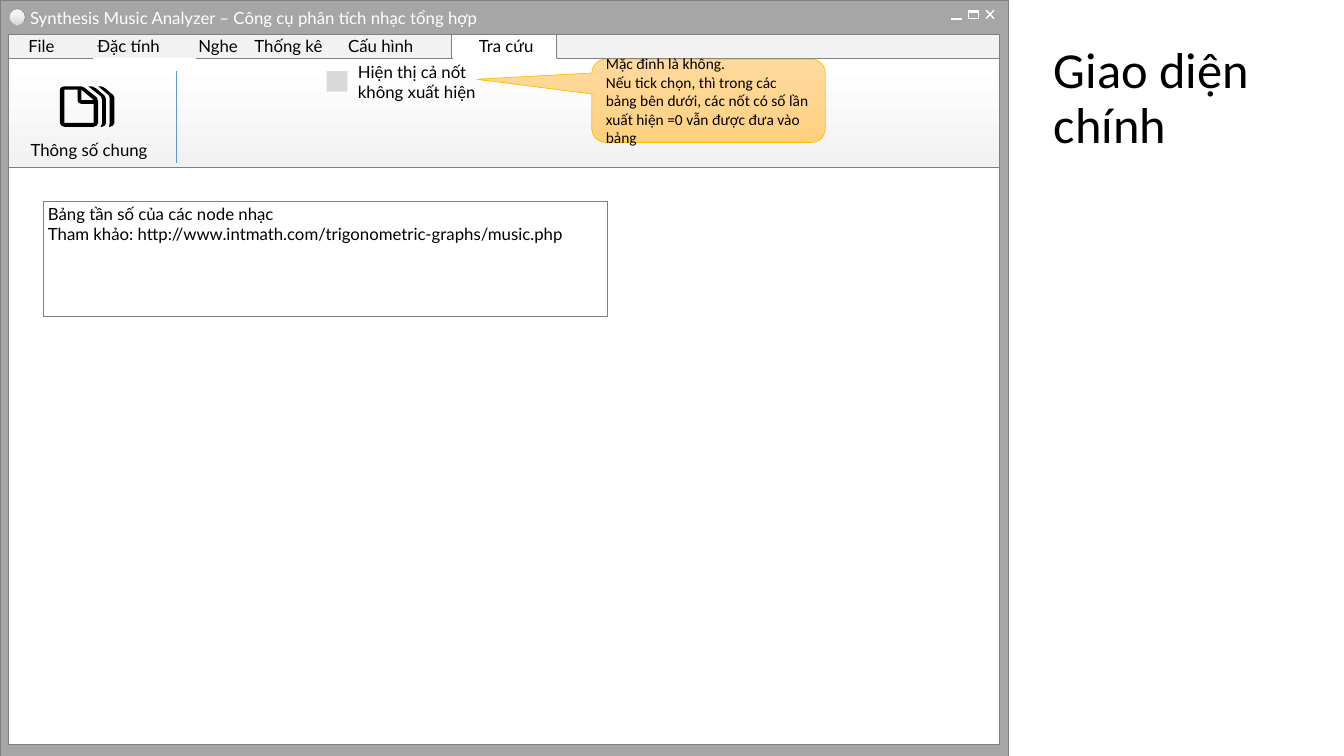
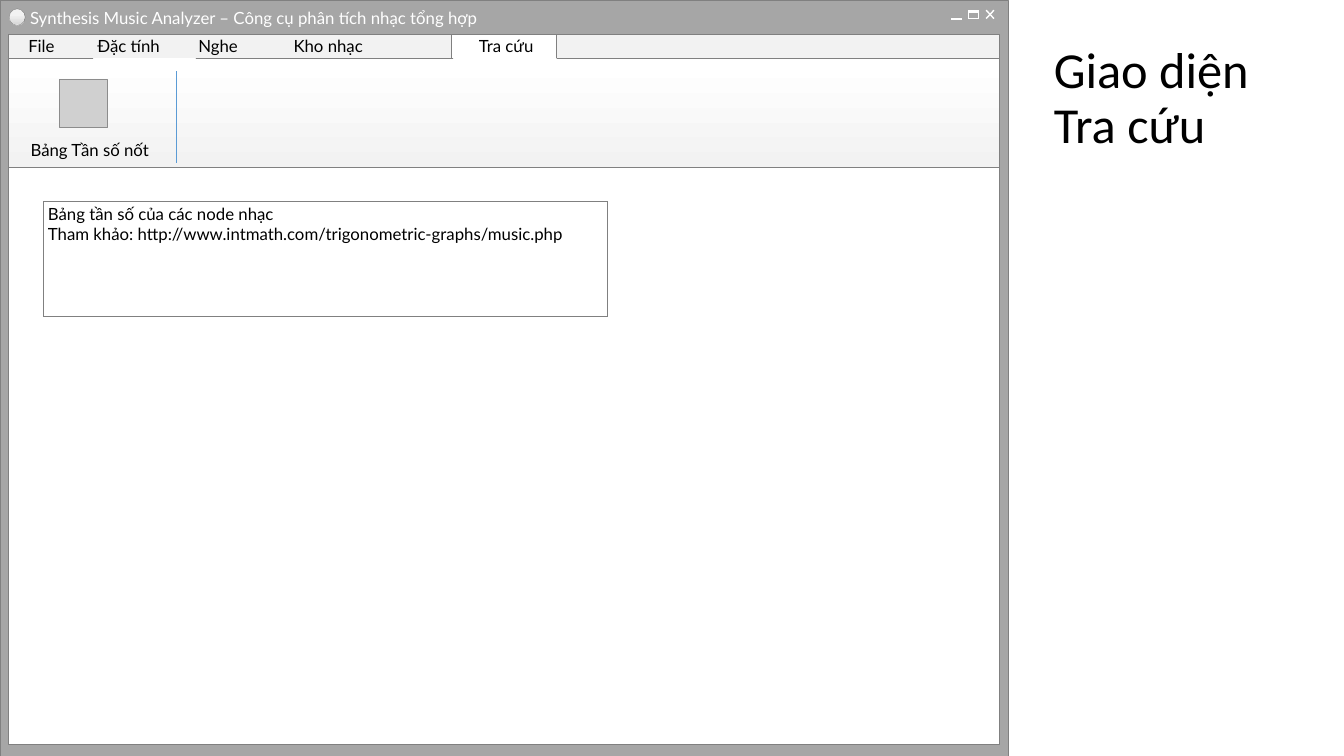
Before and after one commit to zefredzocohen/DoanKTMT, a slide deck: slide 10 of Docs/MusicAnalyzer GUI Modeling.pptx (slide 8 before the commit). Drawn at 1344x756 pixels with LibreOffice and Linux fonts; fonts in the diff are those of the drawing; grey boxes stand for pictures. Boxes give left, top, right and bottom in pixels: in the first picture for what was removed or moved away, otherwise in the second. Text is boxed around its words. In the diff, an @@ line names an element or a change of style, - is before the commit and + after.

Commit message:
Thêm tab Kho nhạc, Tùy chọn và Nghe

```diff
--- a/Docs/MusicAnalyzer GUI Modeling.pptx
+++ b/Docs/MusicAnalyzer GUI Modeling.pptx
@@ text in rectangle at [28, 39, 363, 55]: text changed @@
-File Đặc tính Nghe Thống kê Cấu hình
+File Đặc tính Nghe Kho nhạc
@@ rounded speech box removed at [592, 59, 826, 143] @@
-Mặc đinh là không.
-Nếu tick chọn, thì trong các bảng bên dưới, các nốt có số lần xuất hiện =0 vẫn được đưa vào bảng
@@ title at [1054, 53, 1249, 144]: text changed @@
-Giao diện chính
+Giao diện Tra cứu
@@ freeform shape removed at [59, 87, 114, 127] @@
@@ picture added at [59, 80, 108, 128] @@
@@ rectangle removed at [327, 72, 348, 93] @@
@@ text removed at [358, 64, 476, 101] @@
-Hiện thị cả nốt
-không xuất hiện
@@ text at [31, 142, 149, 159]: text changed @@
-Thông số chung
+Bảng Tần số nốt
```
Also in this commit, not shown: 3 other slides changed, 3 slides added, 1 slide removed.
